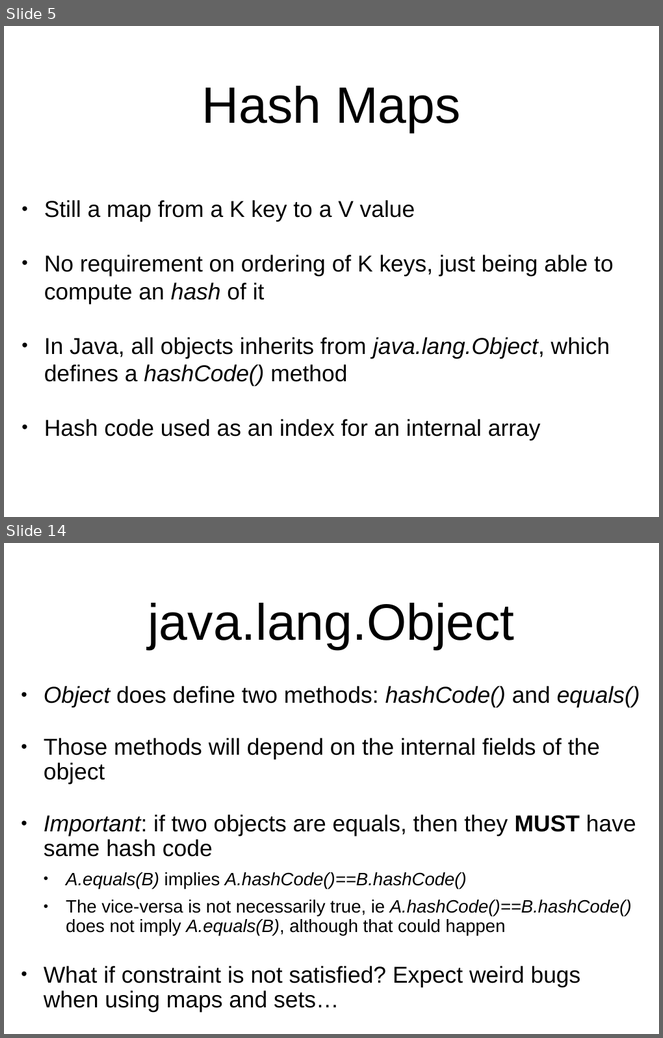
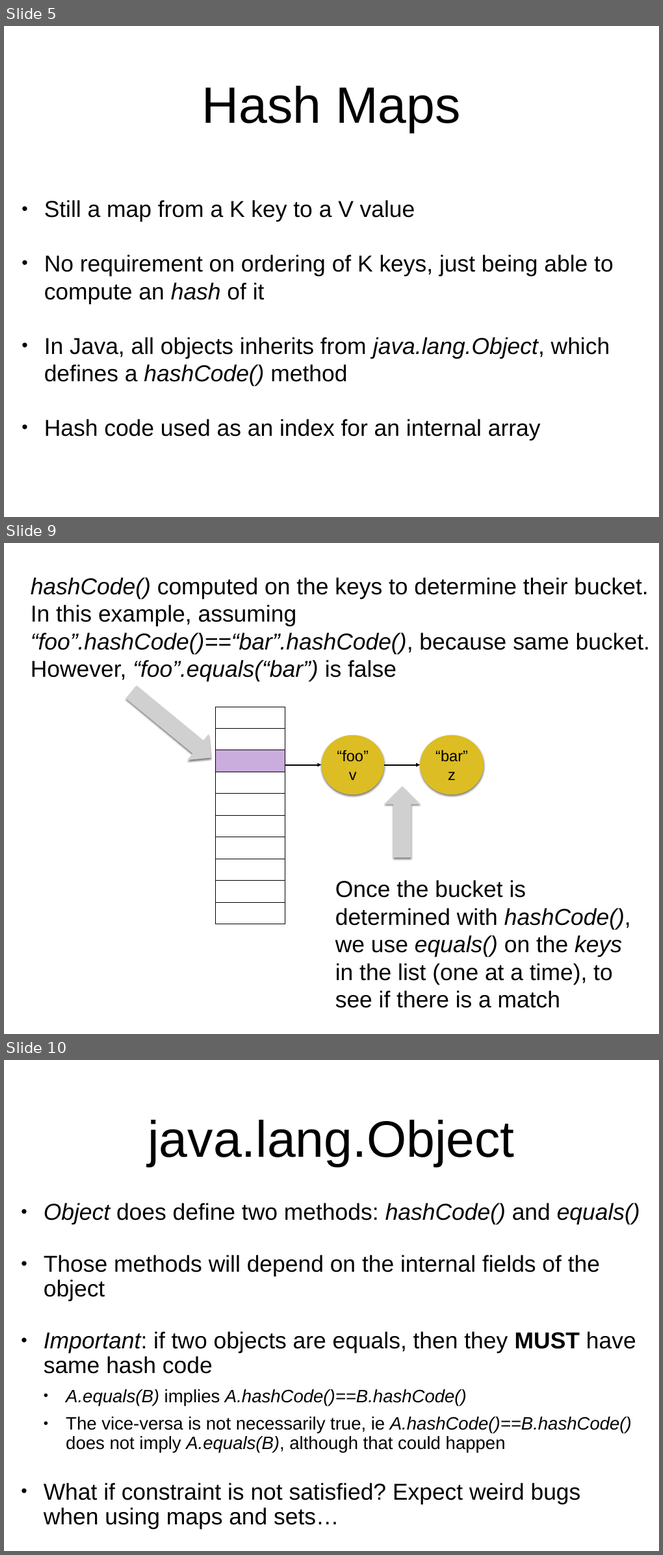
Before and after one commit to arcuri82/algorithms, a slide deck: docs/slides/06/06_hash_maps.pptx. Shown one above the other, each under a label of ours: slides 5 and 14 before the commit, slides 5, 9 and 10 after it; the slides between them are not shown. The pictures are 663x1038 and 663x1555 pixels, drawn with LibreOffice and Linux fonts; fonts in the diff are those of the drawing; grey boxes stand for pictures. Boxes give left, top, right and bottom in pixels: in the first picture for what was removed or moved away, otherwise in the second. Text is boxed around its words. In the diff, an @@ line names an element or a change of style, - is before the commit and + after.

```diff
--- a/docs/slides/06/06_hash_maps.pptx
+++ b/docs/slides/06/06_hash_maps.pptx
@@ slide 9 added at [4, 543, 659, 1034], background #FFFFFF @@
@@ text added at [31, 577, 650, 682], 36 pt, text #000000 @@
+hashCode() computed on the keys to determine their bucket.
+In this example, assuming “foo”.hashCode()==“bar”.hashCode(), because same bucket.
+However, “foo”.equals(“bar”) is false
@@ picture added at [120, 679, 222, 771] @@
@@ table added at [215, 707, 285, 938], 10 rows, 1 columns @@
+
+
+
+
+
+
+
+
+
+
@@ ellipse added at [321, 735, 385, 795], fill #DCBD23, 24 pt, text #000000 @@
+“foo”
+v
@@ ellipse added at [420, 735, 484, 795], fill #DCBD23, 24 pt, text #000000 @@
+“bar”z
@@ arrow added from (285, 765) to (321, 765), #000000 2 pt @@
@@ arrow added from (385, 765) to (420, 765), #000000 2 pt @@
@@ picture added at [385, 787, 421, 858] @@
@@ text added at [336, 880, 631, 1008], 36 pt, text #000000 @@
+Once the bucket is determined with hashCode(), we use equals() on the keys in the list (one at a time), to see if there is a match
@@ what was slide 14 is now slide 10 @@
```
Also in this commit, not shown: 6 slides changed, 1 other slide added, 1 other file.
